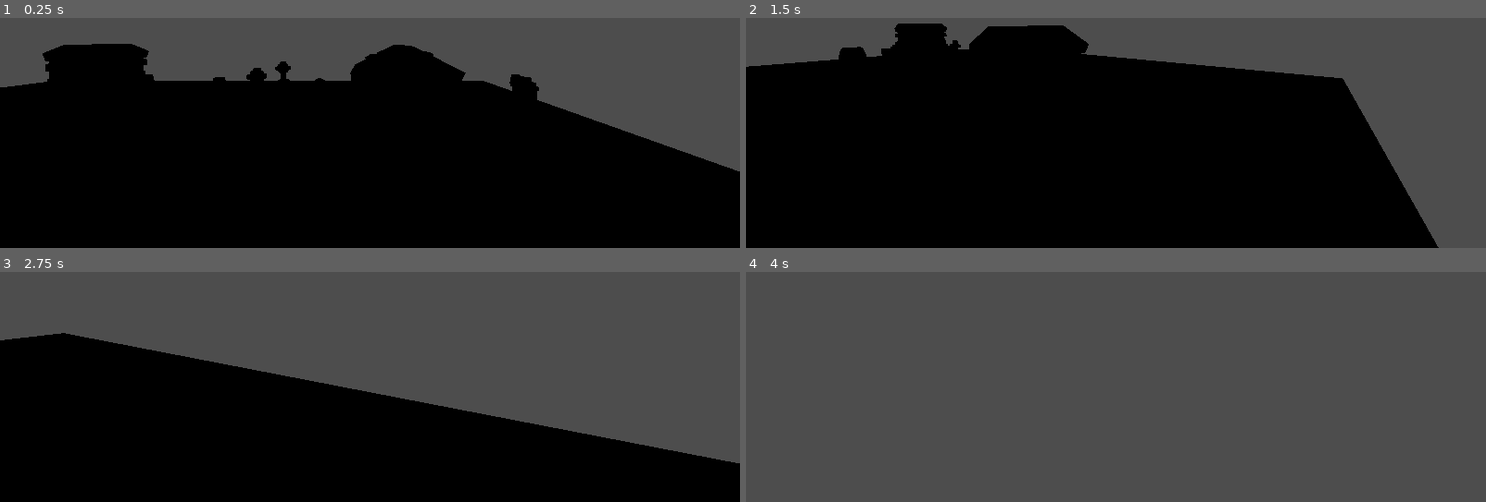
Above: before the commit, frames 1-4 (two rows, left to right).
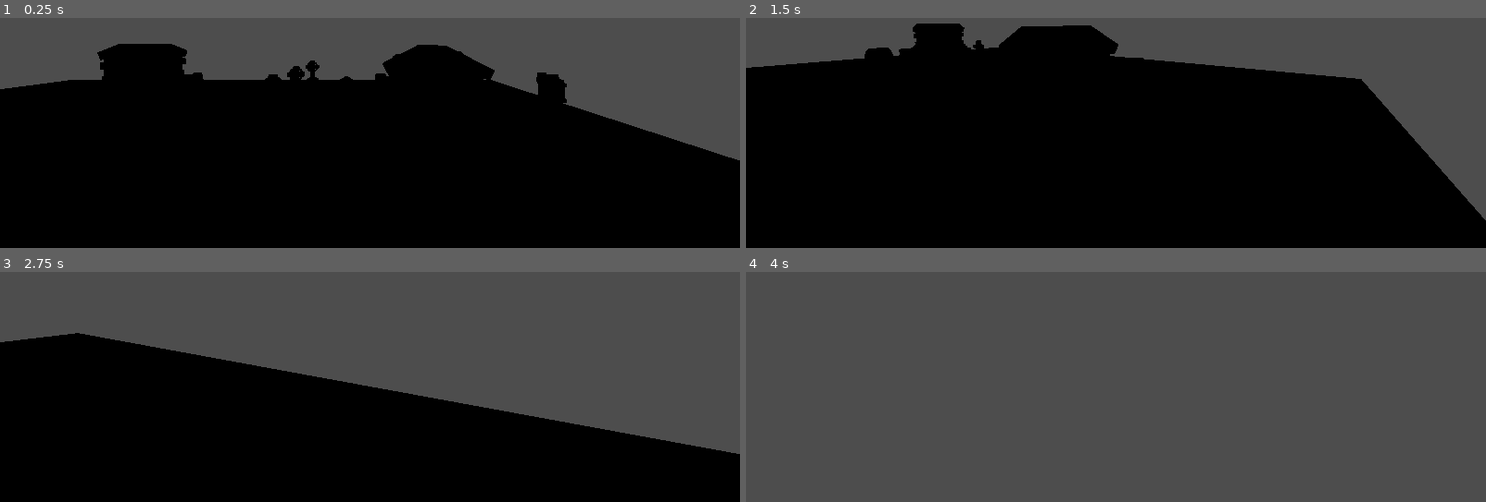
Above: after the commit, the same moments.

Repository: kahliapirose/Games4900_KahliapiLafferty
Game: Godot game, scene res://main.tscn
Same seed, same stepped clock (60 frames per second), same inputs: the game is played once before the commit and once after it.
Inputs (mouse positions are in pixels of both pictures, inside the frame that each line leads up to):
- Up to frame 1 (0.25 s): no input
- Up to frame 2 (1.5 s): tap Enter (ui_accept) at 0.5, 0.77 s; move the mouse to (1278, 20) at 0.52 s; hold Right (ui_right) 0.53-1.28 s; click (1278, 20) at 0.67 s; move the mouse to (1079, 43) at 1.27 s; hold Up (ui_up) from 1.28 s (still down); click (1079, 43) at 1.42 s
- Up to frame 3 (2.75 s): keep holding Up (ui_up); tap Enter (ui_accept) at 1.52 s; move the mouse to (384, 288) at 2.02 s; click (384, 288) at 2.17 s
- Up to frame 4 (4 s): keep holding Up (ui_up); move the mouse to (1108, 301) at 2.77 s; click (1108, 301) at 2.92 s; tap Enter (ui_accept) at 3.02, 3.77 s; move the mouse to (1167, 299) at 3.52 s; click (1167, 299) at 3.67 s

The runs differ from the first frame. In frame 1, 5.5% of the frame differs, in the area x 0-100%, y 11-67%; in frame 2, 6.1%, in the area x 0-100%, y 2-100%; in frame 3, 2.5%; in frame 4, nothing differs.

Commit message:
A04 Godot Project Finished

Diff:
--- a/Godot/my-project/main.tscn
+++ b/Godot/my-project/main.tscn
@@ -12,7 +12,9 @@
 [ext_resource type="PackedScene" uid="uid://dxb7e1olmf2kd" path="res://Scenes/Caller.tscn" id="11_dg77c"]
 [ext_resource type="PackedScene" uid="uid://ca4liws3ywgdq" path="res://Scenes/Receiver.tscn" id="11_efxa6"]
 [ext_resource type="PackedScene" uid="uid://bs72ogkvdd7d6" path="res://AddOns/proto_controller/proto_controller.tscn" id="12_dg77c"]
+[ext_resource type="Script" uid="uid://bl1i3smegmuqm" path="res://AddOns/proto_controller/Attack_Input.gd" id="13_w48qg"]
 [ext_resource type="Script" uid="uid://btbx4r2gefqx8" path="res://coin_collector.gd" id="13_ycdy4"]
+[ext_resource type="Script" uid="uid://ddo1tsv5vgpob" path="res://AddOns/proto_controller/proto_controller.gd" id="14_vivmo"]
 
 [sub_resource type="WorldBoundaryShape3D" id="WorldBoundaryShape3D_dg77c"]
 
@@ -23,6 +25,7 @@
 [sub_resource type="CylinderMesh" id="CylinderMesh_vivmo"]
 
 [node name="Main" type="Node3D" unique_id=1528846040]
+script = ExtResource("13_w48qg")
 
 [node name="crypt-small-roof" parent="." unique_id=1993739046 instance=ExtResource("2_lquwl")]
 transform = Transform3D(1, 0, 0, 0, 1, 0, 0, 0, 1, 5.275539, 0.88862884, -0.76244366)
@@ -79,7 +82,8 @@
 [node name="Receiver" parent="." unique_id=559341969 instance=ExtResource("11_efxa6")]
 
 [node name="ProtoController" parent="." unique_id=1068668792 groups=["Player"] instance=ExtResource("12_dg77c")]
-transform = Transform3D(1, 0, 0, 0, 1, 0, 0, 0, 1, 4.785815, -0.14567852, 3.3781543)
+transform = Transform3D(1, 0, 0, 0, 1, 0, 0, 0, 1, 4.2988615, -0.8727466, 3.615314)
+script = ExtResource("14_vivmo")
 
 [node name="Floor" type="StaticBody3D" parent="." unique_id=98582906]
 
--- a/Godot/my-project/project.godot
+++ b/Godot/my-project/project.godot
@@ -15,6 +15,15 @@
 config/features=PackedStringArray("4.6", "Forward Plus")
 config/icon="res://icon.svg"
 
+[input]
+
+Attack={
+"deadzone": 0.2,
+"events": [Object(InputEventKey,"resource_local_to_scene":false,"resource_name":"","device":0,"window_id":0,"alt_pressed":false,"shift_pressed":false,"ctrl_pressed":false,"meta_pressed":false,"pressed":false,"keycode":0,"physical_keycode":4194309,"key_label":0,"unicode":0,"location":0,"echo":false,"script":null)
+, Object(InputEventMouseButton,"resource_local_to_scene":false,"resource_name":"","device":-1,"window_id":0,"alt_pressed":false,"shift_pressed":false,"ctrl_pressed":false,"meta_pressed":false,"button_mask":0,"position":Vector2(0, 0),"global_position":Vector2(0, 0),"factor":1.0,"button_index":2,"canceled":false,"pressed":false,"double_click":false,"script":null)
+]
+}
+
 [physics]
 
 3d/physics_engine="Jolt Physics"
Not shown, added: Godot/my-project/AddOns/proto_controller/Attack_Input.gd
Not shown, added: Godot/my-project/AddOns/proto_controller/Attack_Input.gd.uid
Not shown, added: A04_AttackScreenShots/A04_Gdot_Output.png
